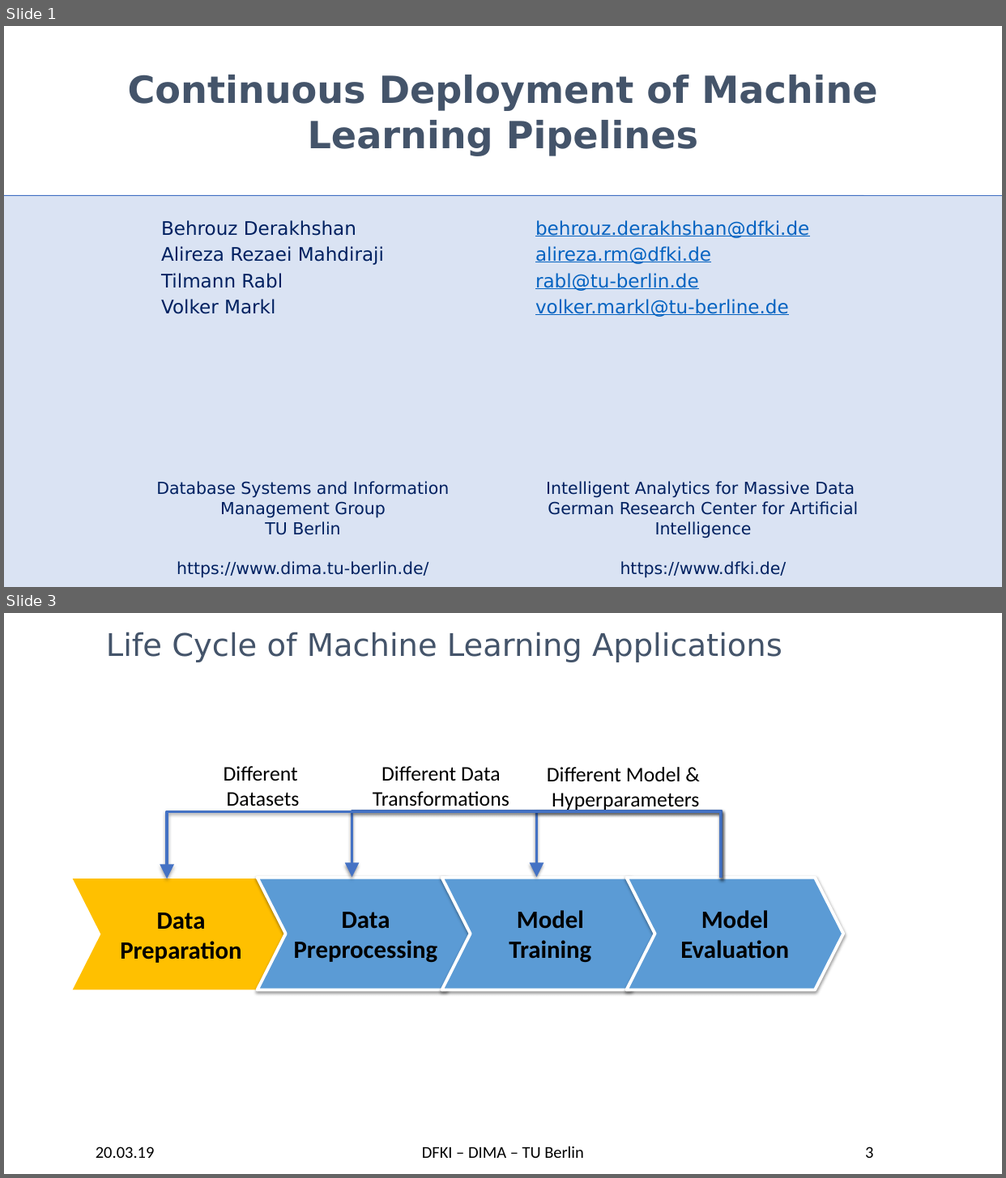
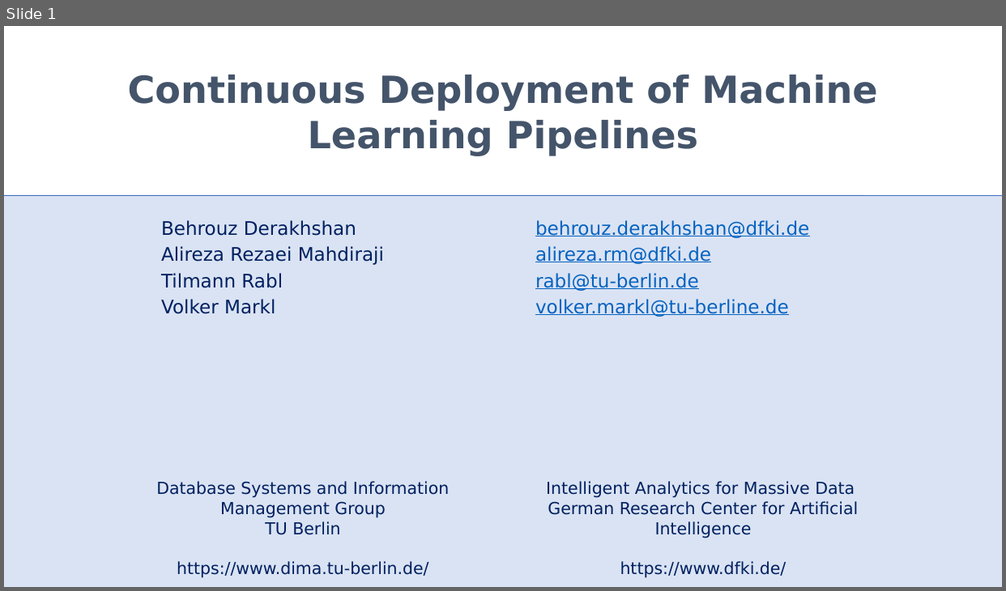
Before and after one commit to TU-Berlin-DIMA/continuous-pipeline-deployment, a slide deck: slides/edbt-2019/edbt-2019.pptx. Shown one above the other, each under a label of ours: slides 1 and 3 before the commit, slide 1 after it; the slides between them are not shown. The pictures are 1006x1178 and 1006x591 pixels, drawn with LibreOffice and Linux fonts; fonts in the diff are those of the drawing; background and template pictures are left out. Boxes give left, top, right and bottom in pixels: in the first picture for what was removed or moved away, otherwise in the second. Text is boxed around its words. In the diff, an @@ line names an element or a change of style, - is before the commit and + after.

```diff
--- a/slides/edbt-2019/edbt-2019.pptx
+++ b/slides/edbt-2019/edbt-2019.pptx
@@ slide 3 removed at bbox=[4, 613, 1002, 1174], background picture (left out) @@
@@ title removed at bbox=[106, 632, 782, 662] @@
-Life Cycle of Machine Learning Applications
@@ text removed at bbox=[224, 766, 300, 806] @@
-Different
-Datasets
@@ text removed at bbox=[373, 766, 509, 811] @@
-Different Data Transformations
@@ text removed at bbox=[547, 767, 699, 811] @@
-Different Model &
-Hyperparameters
@@ elbow arrow removed from (721, 878) to (167, 879) @@
@@ elbow arrow removed from (721, 878) to (352, 877) @@
@@ elbow arrow removed from (721, 878) to (537, 877) @@
@@ chevron removed at bbox=[73, 879, 290, 990] @@
-Data Preparation
@@ chevron removed at bbox=[257, 878, 474, 990] @@
-Data Preprocessing
@@ chevron removed at bbox=[442, 878, 659, 990] @@
-Model Training
@@ chevron removed at bbox=[627, 878, 844, 990] @@
-Model Evaluation
@@ text removed at bbox=[96, 1147, 155, 1158] @@
-20.03.19
@@ text removed at bbox=[422, 1146, 584, 1158] @@
-DFKI – DIMA – TU Berlin
@@ page number removed at bbox=[865, 1147, 873, 1158] @@
-3
```
Also in this commit, not shown: 17 slides changed, 12 slides added, 17 other slides removed, 24 other files.
